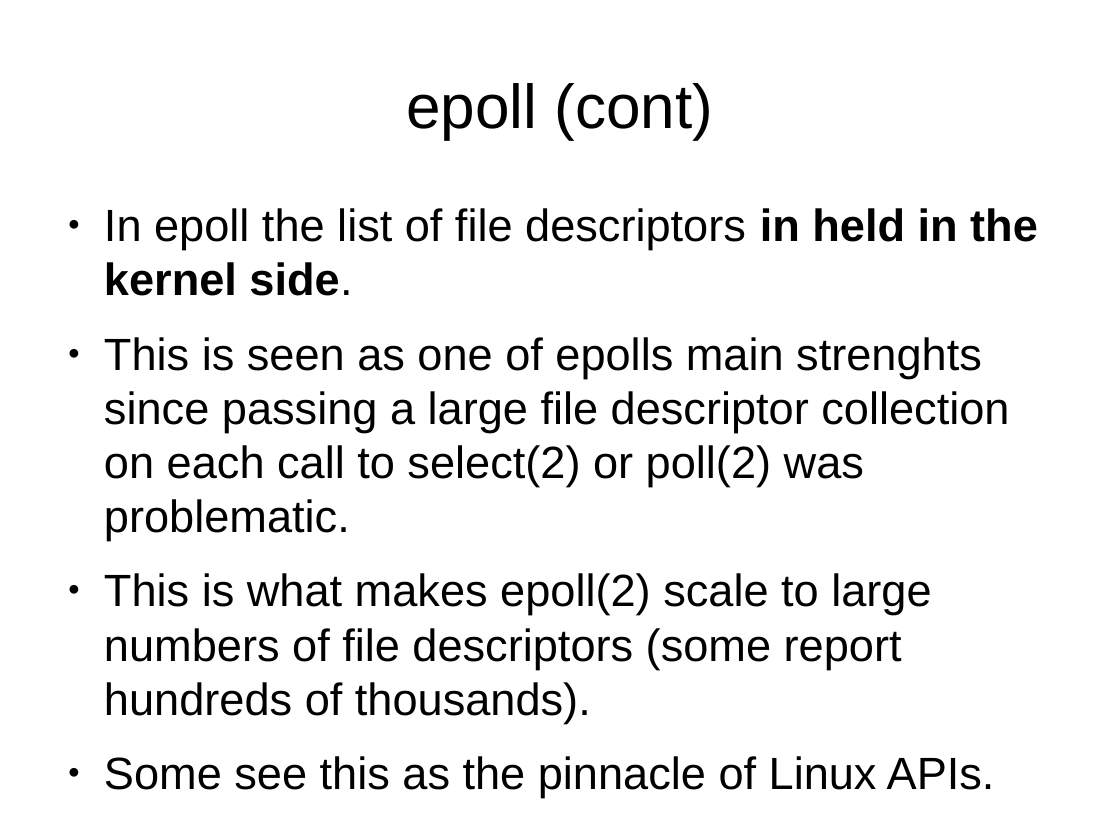
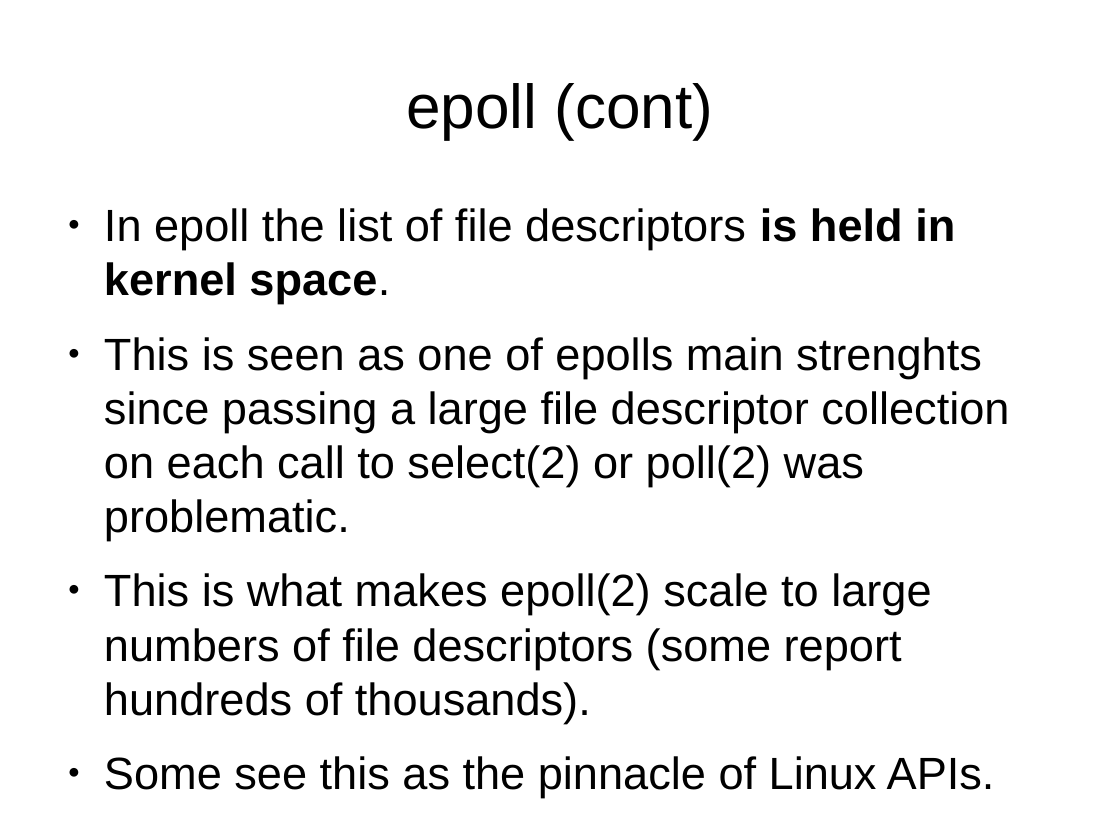
Before and after one commit to veltzer/demos-linux, a slide deck: slide 18 of multi_core/linux_multiplexing.odp. Drawn at 1120x840 pixels with LibreOffice and Linux fonts; fonts in the diff are those of the drawing. Boxes give left, top, right and bottom in pixels: in the first picture for what was removed or moved away, otherwise in the second. Text is boxed around its words. In the diff, an @@ line names an element or a change of style, - is before the commit and + after.

```diff
--- a/multi_core/linux_multiplexing.odp
+++ b/multi_core/linux_multiplexing.odp
@@ text at <box>104,208,955,304</box>: text changed @@
-● In epoll the list of file descriptors in held in the kernel side.
+● In epoll the list of file descriptors is held in kernel space.
```
Also in this commit, not shown: 1 other slide changed.
